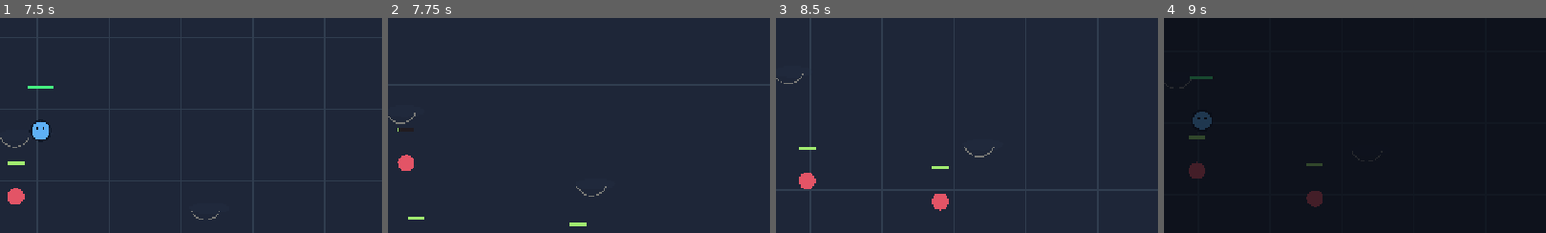
Above: before the commit, frames 1-4 (left to right).
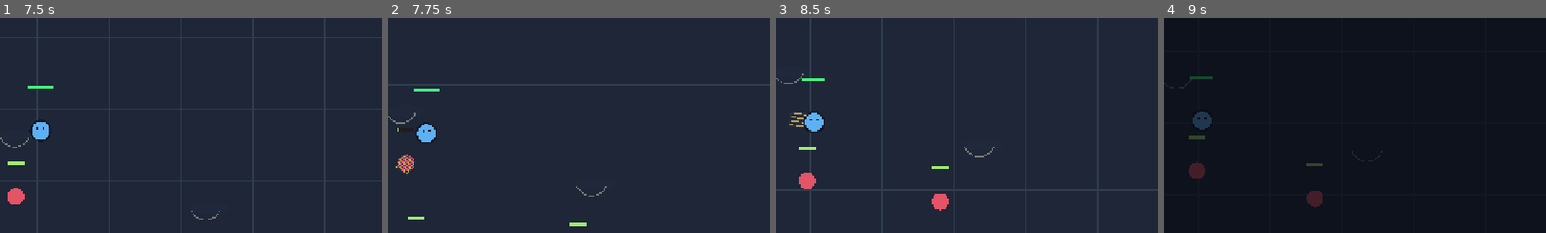
Above: after the commit, the same moments.

Repository: pedro-ai-coder/aura-farmer-godot
Game: Godot game, scene res://scenes/main.tscn
Two runs of this game, one before a commit and one after it. Both use one fixed random seed, a clock stepped at 60 frames per second and the inputs below.
Inputs (mouse positions are % of the whole screen's width and height, from its top left):
- Up to frame 1 (7.5 s): click "1 THE SIGMA · Sigma Stare" at 0.5 s; click "PAUSE [P]" at 1.25 s; click "RESUME [P]" at 2 s; move the mouse to (45, 70) at 2.77 s; hold Up (ui_up) 2.78-3.5 s; tap P at 2.85 s; click (45, 70) at 2.92 s; click "RETURN TO MENU" at 3.5 s; click "2 COOL KID · Giga Chad Rampage" at 4.25 s; tap Enter at 5 s; drag from (80, 65) to (45, 70) at 5.02 s; move the mouse to (20, 35) at 5.77 s; hold Left (ui_left) 5.78-6.5 s; tap L at 5.85 s; drag from (55, 50) to (20, 35) at 6.52 s; move the mouse to (35, 25) at 7.27 s; hold Down (ui_down) from 7.28 s (still down); tap 3 at 7.35 s
- Up to frame 2 (7.75 s): keep holding Down (ui_down); tap Space at 7.52 s
- Up to frame 3 (8.5 s): release Down (ui_down) at 8 s; drag from (72, 45) to (35, 25) at 8.02 s
- Up to frame 4 (9 s): move the mouse to (30, 55) at 8.77 s; hold Up (ui_up) from 8.78 s (still down); tap P at 8.85 s; click (30, 55) at 8.92 s
The pictures show only the part of the screen within x 45-95%, y 26-76%; the shares and areas given below are measured in that part.

Frame 1 is identical in both runs. In frame 2, 0.6% of the frame differs, in the area x 2-14%, y 32-73%; in frame 3, 0.5%; in frame 4, nothing differs.
Error before the commit: Parse Error: Cannot infer the type of "center" variable because the value doesn't have a set type. (res://scripts/weapon_visuals.gd:98)

Commit message:
fix(visual): type enemy-safe weapon fist cue coordinates for Godot parser

Diff:
--- a/scripts/weapon_visuals.gd
+++ b/scripts/weapon_visuals.gd
@@ -95,7 +95,7 @@
             canvas.draw_line(peak - forward * 4.0, target - sideways * 10.0, teal, 3.0)
         "fists":
             for sign_value in [-1.0, 1.0]:
-                var center := target + sideways * sign_value * 13.0
+                var center: Vector2 = target + sideways * float(sign_value) * 13.0
                 canvas.draw_rect(Rect2(center - Vector2(9, 9), Vector2(18, 18)), ink)
                 canvas.draw_rect(Rect2(center - Vector2(6, 6), Vector2(12, 12)), aura)
         "segments":
